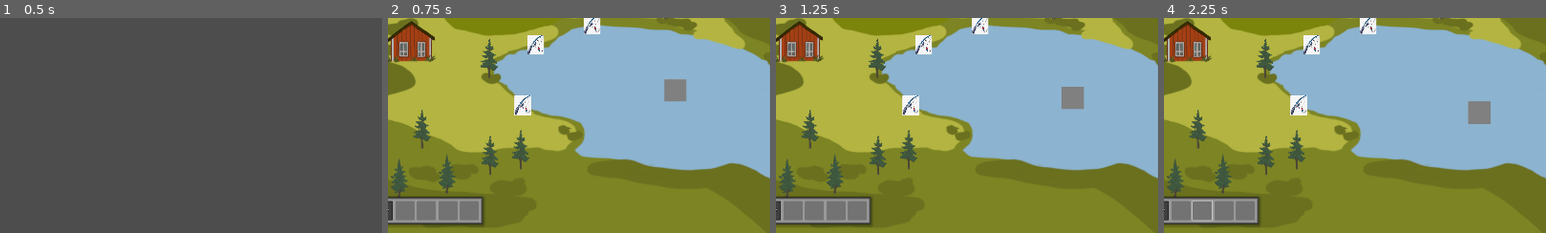
Above: before the commit, frames 1-4 (left to right).
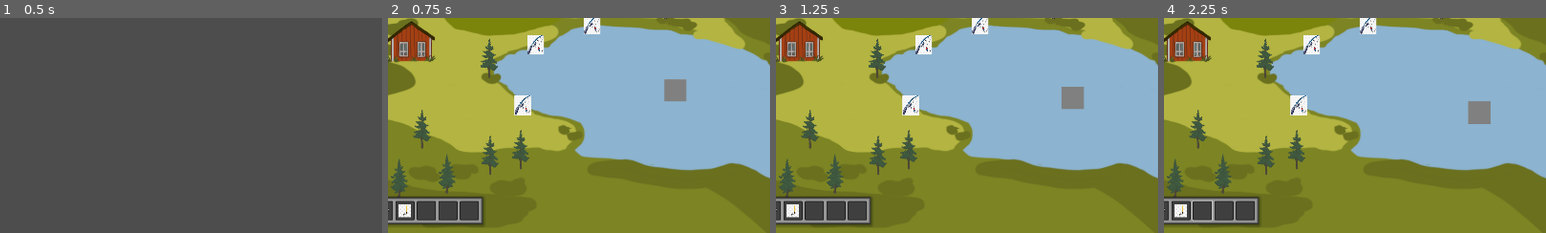
Above: after the commit, the same moments.

Repository: arget4me/cosyville
Game: Godot game, scene res://Scenes/main_scene.tscn
Same seed, same stepped clock (60 frames per second), same inputs: the game is played once before the commit and once after it.
Inputs (mouse positions are % of the whole screen's width and height, from its top left):
- Up to frame 1 (0.5 s): no input
- Up to frame 2 (0.75 s): click "GOTO: PLAYING" at 0.5 s
- Up to frame 3 (1.25 s): no input
- Up to frame 4 (2.25 s): click (49, 95) at 1.27 s; move the mouse to (35, 85) at 2.02 s; press the mouse at (35, 85) at 2.03 s; hold Right (ui_right) from 2.03 s (still down)
The pictures show only the part of the screen within x 46-96%, y 50-100%; the shares and areas given below are measured in that part.

Frame 1 is identical in both runs. In frame 2, 1.9% of the frame differs, in the area x 2-24%, y 84-95%; in frame 3, 1.9%; in frame 4, 1.8%.

Commit message:
Add harpoon tool for kraken

Diff:
--- a/Scenes/UI/toolbar.tscn
+++ b/Scenes/UI/toolbar.tscn
@@ -1,9 +1,10 @@
-[gd_scene load_steps=5 format=3 uid="uid://cylkrwqd42mhu"]
+[gd_scene load_steps=6 format=3 uid="uid://2c63w8v4wa7h"]
 
-[ext_resource type="Theme" uid="uid://das4u2lg25k8s" path="res://Themes/UI/ToolbarTheme.tres" id="1_00n4h"]
+[ext_resource type="Theme" path="res://Themes/UI/ToolbarTheme.tres" id="1_00n4h"]
 [ext_resource type="Script" path="res://Scripts/UI/toolbar.gd" id="2_8xlbv"]
-[ext_resource type="PackedScene" uid="uid://qb8g6koi43q6" path="res://Scenes/UI/tool_bar_button.tscn" id="2_iphwk"]
+[ext_resource type="PackedScene" path="res://Scenes/UI/tool_bar_button.tscn" id="2_iphwk"]
 [ext_resource type="Texture2D" uid="uid://s27mv41x26fs" path="res://art/cursors/PointingHand.png" id="3_eqb05"]
+[ext_resource type="Texture2D" uid="uid://dvkgg45nhnpke" path="res://art/UI/Tools/harpoon.png" id="5_rjywb"]
 
 [node name="Toolbar" type="PanelContainer"]
 anchors_preset = 8
@@ -32,25 +33,22 @@
 [node name="Waterbucket" parent="HBoxContainer" instance=ExtResource("2_iphwk")]
 layout_mode = 2
 
-[node name="ToolBarButton3" parent="HBoxContainer" instance=ExtResource("2_iphwk")]
+[node name="Harpoon" parent="HBoxContainer" instance=ExtResource("2_iphwk")]
 layout_mode = 2
-disabled = true
-icon = null
+icon = ExtResource("5_rjywb")
 
 [node name="ToolBarButton4" parent="HBoxContainer" instance=ExtResource("2_iphwk")]
 layout_mode = 2
-disabled = true
 icon = null
 
 [node name="ToolBarButton5" parent="HBoxContainer" instance=ExtResource("2_iphwk")]
 layout_mode = 2
-disabled = true
 icon = null
 
 [node name="ToolBarButton6" parent="HBoxContainer" instance=ExtResource("2_iphwk")]
 layout_mode = 2
-disabled = true
 icon = null
 
 [connection signal="pressed" from="HBoxContainer/Pointer" to="." method="_on_pointer_pressed"]
 [connection signal="pressed" from="HBoxContainer/Waterbucket" to="." method="_on_waterbucket_pressed"]
+[connection signal="pressed" from="HBoxContainer/Harpoon" to="." method="_on_harpoon_pressed"]
--- a/Scripts/Singletons/mouse_image_manager.gd
+++ b/Scripts/Singletons/mouse_image_manager.gd
@@ -2,11 +2,13 @@
 
 var pointer = load("res://art/cursors/PointingHand.png")
 var waterbucket = load("res://art/cursors/WaterBucket.png")
+var harpoon = load("res://art/cursors/Harpoon.png")
 
 var pointer_hover = load("res://art/cursors/PointingHand_interactable.png")
 var waterbucket_hover = load("res://art/cursors/WaterBucket_interactable.png")
+var harpoon_hover = load("res://art/cursors/Harpoon_interactable.png")
 
-enum CURSOR_STATE{POINTER, WATERBUCKET}
+enum CURSOR_STATE{POINTER, WATERBUCKET, HARPOON}
 var state_stack = []
 var current_state = CURSOR_STATE.POINTER
 
@@ -37,3 +39,6 @@
 		Input.set_custom_mouse_cursor(pointer_hover if interactable else pointer)
 	if current_state == CURSOR_STATE.WATERBUCKET:
 		Input.set_custom_mouse_cursor(waterbucket_hover if interactable else waterbucket)
+	if current_state == CURSOR_STATE.HARPOON:
+		print("switched to harpoon")
+		Input.set_custom_mouse_cursor(harpoon_hover if interactable else harpoon)
--- a/Scripts/UI/toolbar.gd
+++ b/Scripts/UI/toolbar.gd
@@ -6,3 +6,7 @@
 
 func _on_waterbucket_pressed() -> void:
 	MouseImageManager.set_cursor(MouseImageManager.CURSOR_STATE.WATERBUCKET)
+
+
+func _on_harpoon_pressed() -> void:
+	MouseImageManager.set_cursor(MouseImageManager.CURSOR_STATE.HARPOON)
Binary file added: art/UI/Tools/harpoon.png
Not shown, added: art/UI/Tools/harpoon.png.import
Binary file added: art/cursors/Harpoon.png
Not shown, added: art/cursors/Harpoon.png.import
Binary file added: art/cursors/Harpoon_interactable.png
Not shown, added: art/cursors/Harpoon_interactable.png.import
Not shown, added: art/.DS_Store
